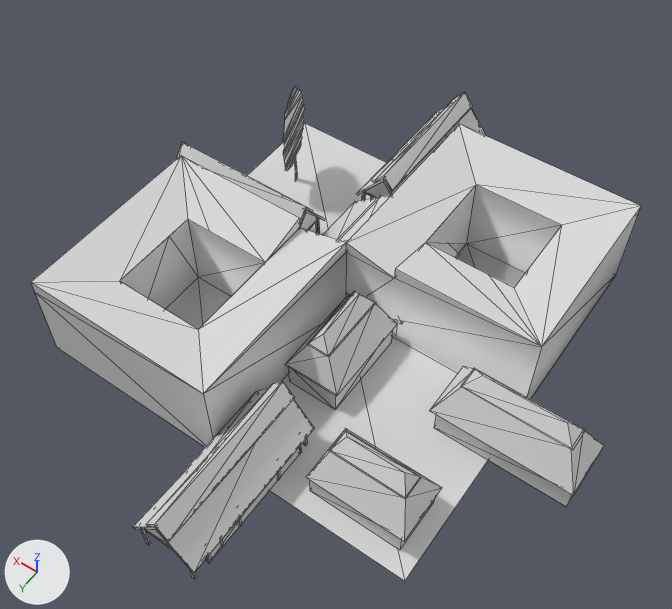
Before and after pictures for a commit that changed the OBJ model assets/stl_export/1212.obj.
Rendered twice from a camera (50 mm lens) standing at (-24.3, 35.2, 55.3) and looking at (-1.6, 3.4, 5.4). Every picture has the same lights, and +X, +Y and +Z are marked at lower left. The picture after the commit comes second. Mesh edges are drawn as thin lines. Where no turn or scale is listed for an object, it has been applied to the vertices. Vertices at exactly the same position are counted once.

Names of what the first picture shows: '1212'.
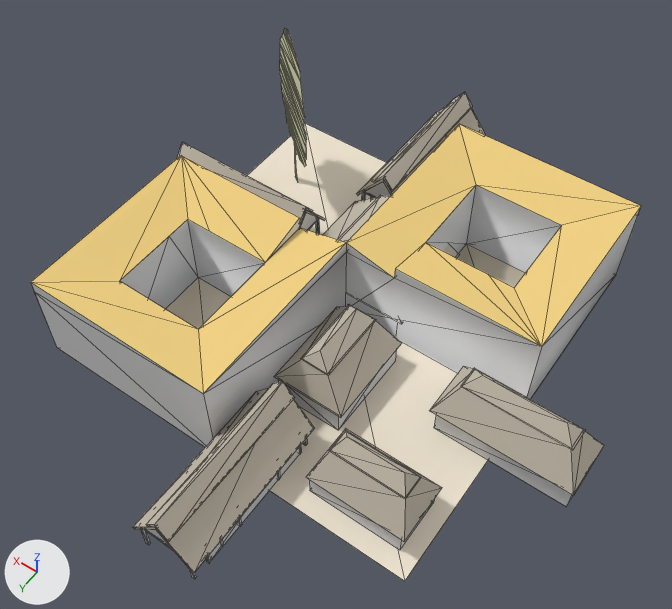
Edits to the bpy script that builds the scene:
```text
Add mat_material:
    mat_material = principled_material('Material')
    mat_material.base_color = (0.878, 0.639, 0.224)  # yellow #f1d182
    mat_material.roughness = 1.0
Add mat_cortyard:
    mat_cortyard = principled_material('cortyard')
    mat_cortyard.base_color = (0.878, 0.792, 0.651)  # pale yellow #f1e6d3
    mat_cortyard.roughness = 1.0
Add mat_w:
    mat_w = principled_material('w')
    mat_w.base_color = (0.757, 0.757, 0.502)  # beige #e2e2bc
    mat_w.roughness = 1.0
Add mat_straw:
    mat_straw = principled_material('straw')
    mat_straw.base_color = (0.569, 0.514, 0.42)  # light grey #c7bead
    mat_straw.roughness = 1.0
Change me_1212:
    used by ob_1212; location = (0.0, 0.0, 0.0)
    remove me_1212.from_pydata(...)  # 690 vertices, 1066 faces; spans x -20.9..17.4, y -20.6..22.6, z -0.7..9.3
    add me_1212.from_pydata(...)  # 690 vertices, 1068 faces; spans x -20.9..17.4, y -20.6..22.6, z -0.7..14.4
    me_1212 part 1: a new loose piece, a box spanning x -5.6..-0.5, y 1.7..8.7, z 0.0..2.0, in mat_default (light grey #dadada)
    me_1212 part 2: the loose piece of 6 vertices spanning x -3.4..-1.6, y 1.1..6.7, z 4.5..5.7 is scaled about its middle by (1.27, 1, 1), then moved by (-0.6, 1.2, 0.0), in mat_straw (light grey #c7bead)
    me_1212 part 3: the loose piece of 8 vertices spanning x -4.7..-0.3, y 0.2..7.6, z 2.0..4.5 is scaled about its middle by (1.27, 1, 1), then moved by (-0.6, 1.2, 0.0), in mat_straw (light grey #c7bead)
    me_1212 part 4: the loose piece of 8 vertices spanning x -4.5..-0.5, y 0.5..7.5, z 0.0..2.0 is deleted
    me_1212 part 5
    63 vertices are removed from x 10.4..12.3, y -11.6..-6.3, z 0.0..9.3
    65 faces are deleted
    3 vertices move from x 11.4, y -9.1..-9.0, z 0.0..1.3 to x 11.4..11.6, y -9.2..-9.0, z 0.0..2.0
    63 vertices are added at x 7.9..14.8, y -11.7..-6.2, z 0.0..14.4
    67 new faces join them, mat_w (beige #e2e2bc)
    me_1212 part 6: 6 faces spanning x -15.0..15.0, y -15.0..15.0, z 0.0 switch from mat_default (light grey #dadada) to mat_cortyard (pale yellow #f1e6d3)
    me_1212 part 7: 22 faces spanning x -15.0..15.0, y -15.0..15.0, z 6.5..7.5 switch from mat_default (light grey #dadada) to mat_material (yellow #f1d182)
    me_1212 part 8: 174 faces spanning x -20.9..17.4, y -20.6..22.6, z 2.0..6.7 switch from mat_default (light grey #dadada) to mat_straw (light grey #c7bead)
    add me_1212.materials.append(mat_w)  # beige #e2e2bc
```

Pixel boxes [x1, y1, x2, y2] of what changed, in the pictures (672 x 609 px; the box of a moved part takes in the faces that stretch with it):
'1212', reshaped (12% taller): before [31, 87, 641, 581]; after [31, 28, 641, 581]
part 1 of me_1212, added: after [278, 351, 396, 430]
part 2 of me_1212, moved or reshaped: before [308, 291, 375, 357]; after [301, 305, 376, 375]
part 3 of me_1212, moved or reshaped: before [285, 293, 397, 396]; after [274, 306, 402, 418]
part 4 of me_1212, deleted: before [288, 331, 392, 409]
part 5 of me_1212, moved or reshaped: before [283, 87, 305, 181]; after [280, 28, 307, 180]
part 6 of me_1212, recoloured (light grey to pale yellow): [166, 123, 525, 581] in both
part 7 of me_1212, recoloured (light grey to yellow): [31, 124, 641, 394] in both
part 8 of me_1212, recoloured: [133, 92, 604, 572] in both
